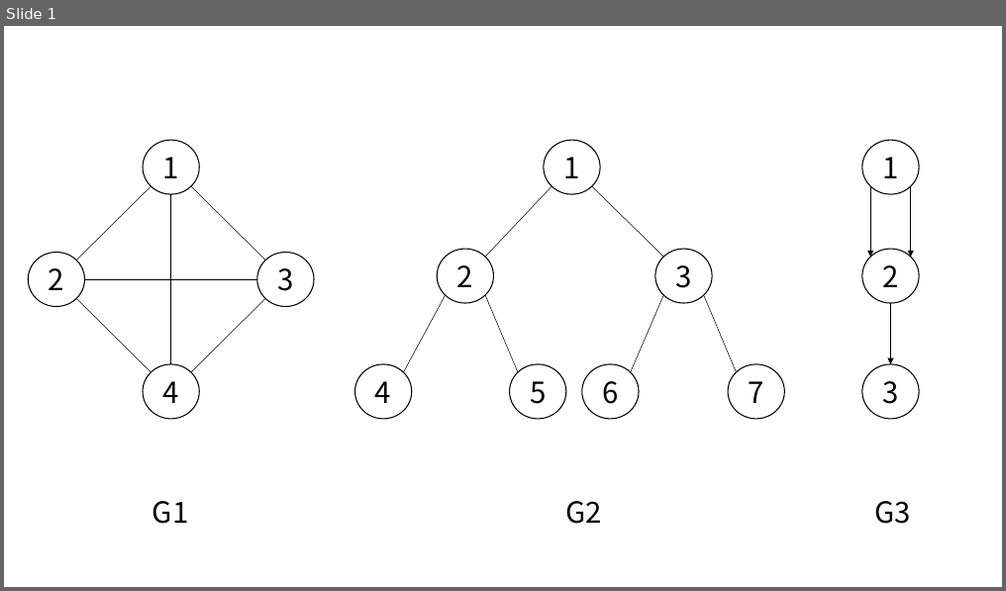
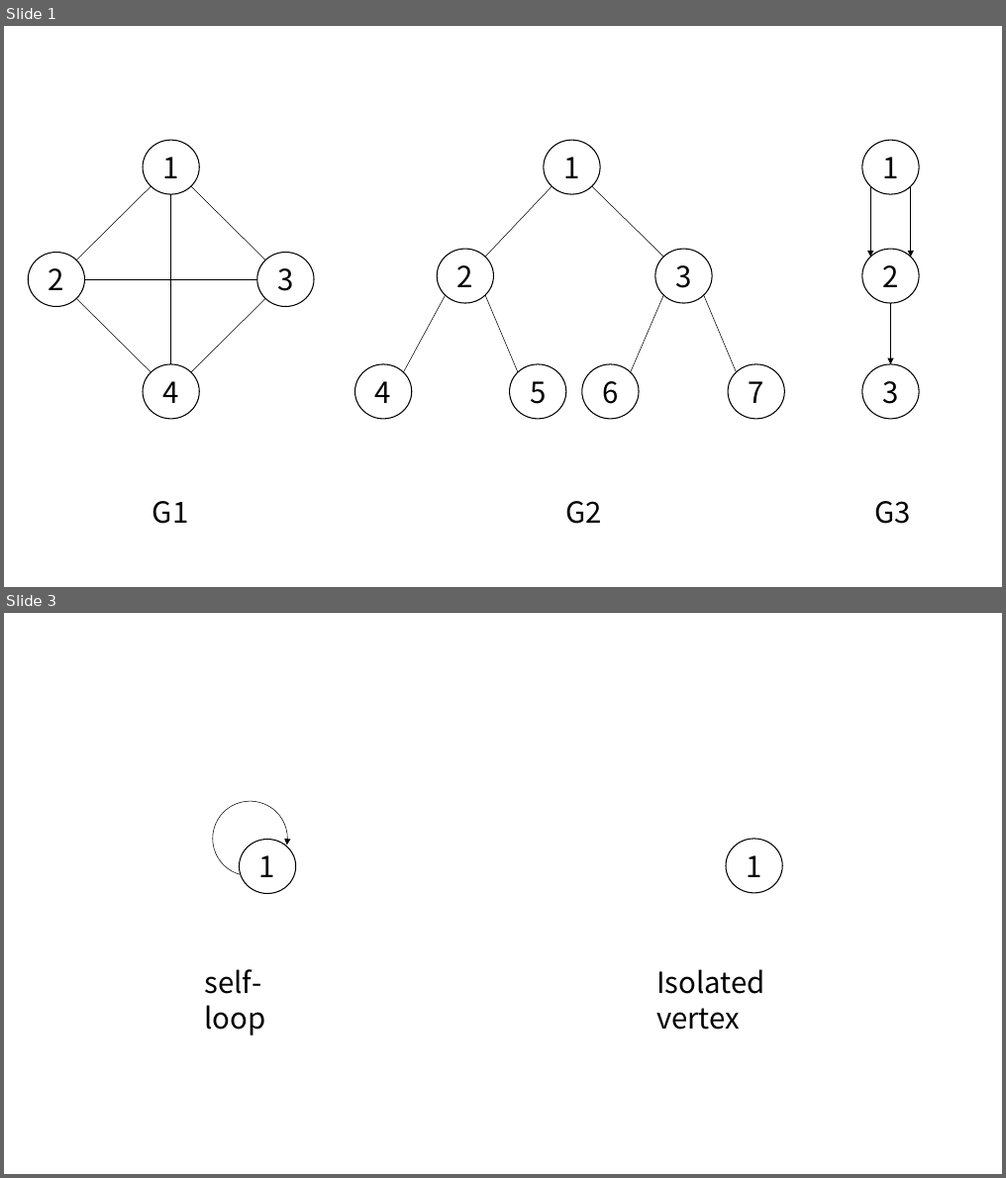
Before and after one commit to glitter1221/algorithm, a slide deck: graph/graph.pptx. Shown one above the other, each under a label of ours: slide 1 before the commit, slides 1 and 3 after it; the slides between them are not shown. The pictures are 1006x591 and 1006x1178 pixels, drawn with LibreOffice and Linux fonts; fonts in the diff are those of the drawing. Boxes give left, top, right and bottom in pixels: in the first picture for what was removed or moved away, otherwise in the second. Text is boxed around its words. In the diff, an @@ line names an element or a change of style, - is before the commit and + after.

```diff
--- a/graph/graph.pptx
+++ b/graph/graph.pptx
@@ slide 3 added at <box>4,613,1002,1174</box>, background #FFFFFF @@
@@ arc (boxed as its full ellipse) added at <box>213,801,288,875</box>, outline #000000 0.5 pt @@
@@ ellipse added at <box>239,839,296,894</box>, outline #000000 1 pt, 28 pt, text #000000 @@
+1
@@ ellipse added at <box>726,839,782,893</box>, outline #000000 1 pt, 28 pt, text #000000 @@
+1
@@ text added at <box>205,969,266,1036</box>, 28 pt, text #000000 @@
+self-loop
@@ text added at <box>656,969,765,1030</box>, 28 pt, text #000000 @@
+Isolated vertex
```
Also in this commit, not shown: 1 other slide added, 3 other files.
